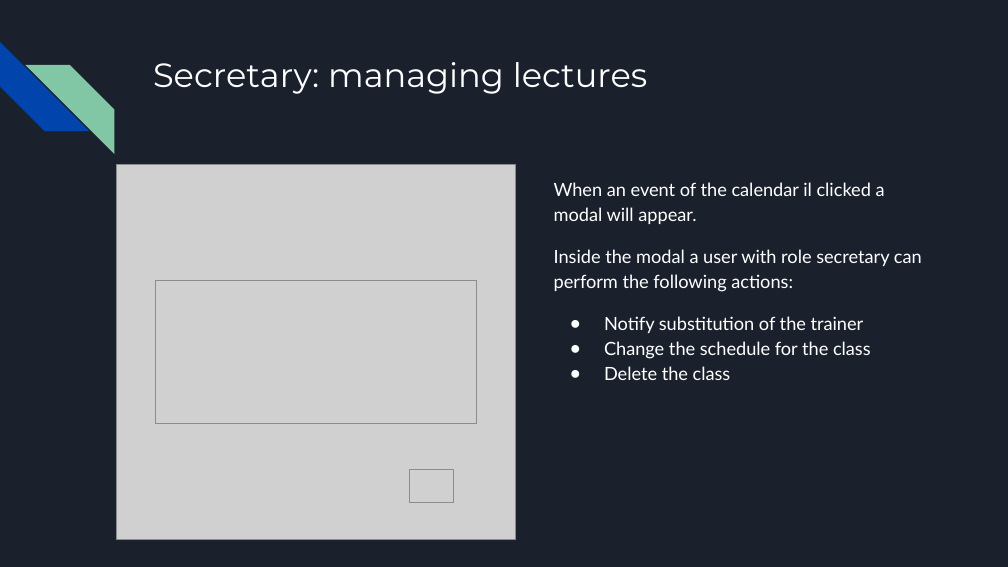
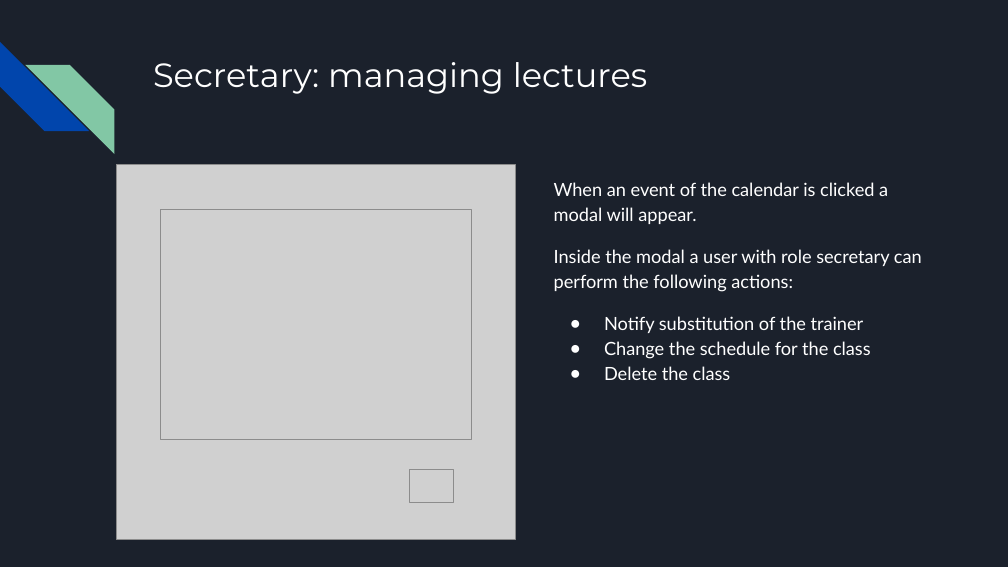
Before and after one commit to fatjonfreskina/Gym-Web-App, a slide deck: slide 13 of Homework2/GWA Presentation.pptx. Drawn at 1008x567 pixels with LibreOffice and Linux fonts; fonts in the diff are those of the drawing; grey boxes stand for pictures. Boxes give left, top, right and bottom in pixels: in the first picture for what was removed or moved away, otherwise in the second. Text is boxed around its words. In the diff, an @@ line names an element or a change of style, - is before the commit and + after.

Commit message:
Update presentation

```diff
--- a/Homework2/GWA Presentation.pptx
+++ b/Homework2/GWA Presentation.pptx
@@ text at (554, 182, 888, 224): text changed @@
-When an event of the calendar il clicked a modal will appear.
+When an event of the calendar is clicked a modal will appear.
@@ picture: place and size @@
-picture at (155, 281, 477, 424)
+picture at (160, 210, 472, 439)
```
Also in this commit, not shown: 2 other slides changed, 1 other file.
